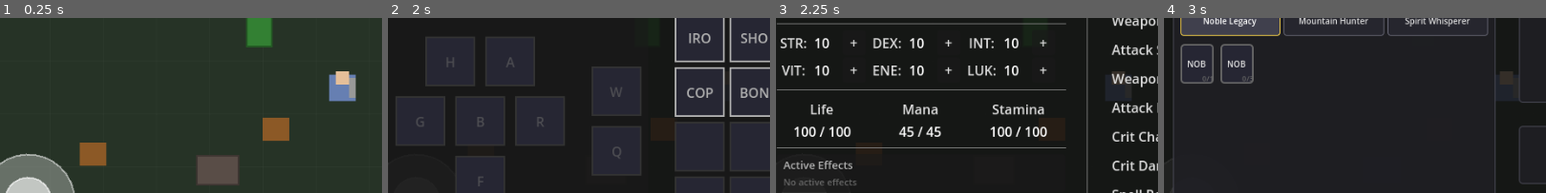
Above: before the commit, frames 1-4 (left to right).
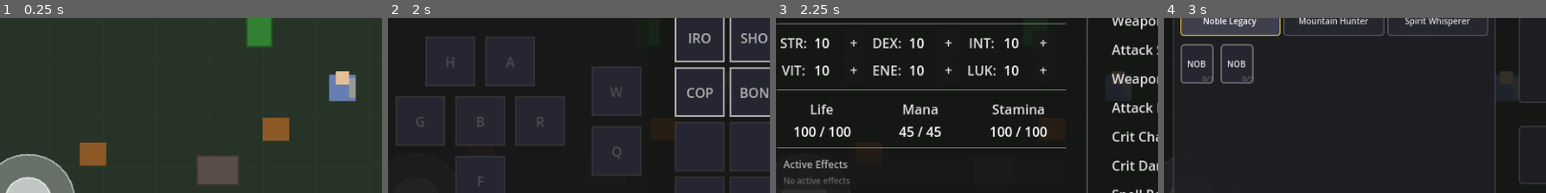
Above: after the commit, the same moments.

Repository: MatousHruska/MobileTestia
Game: Godot game, scene res://scenes/world/test_zone.tscn
Two runs of this game, one before a commit and one after it. Both use one fixed random seed, a clock stepped at 60 frames per second and the inputs below.
Inputs:
- Up to frame 1 (0.25 s): no input
- Up to frame 2 (2 s): click "☰" at 0.5 s; click "Inventory" at 1.25 s
- Up to frame 3 (2.25 s): click "Stats (+10)" at 2 s
- Up to frame 4 (3 s): click "Skills" at 2.75 s
The pictures show only the part of the screen within x 5-55%, y 30-80%; the shares and areas given below are measured in that part.

Frames 1-2 are identical in both runs. In frame 3, 0.9% of the frame differs, in the area x 2-21%, y 80-96%; in frame 4, nothing differs.

Commit message:
Convert Character Menu UI to use global UITheme
- Add new UITheme constants: FONT_SIZE_TITLE, FONT_SIZE_LARGE,
  COLOR_XP_BAR, COLOR_DEBUFF, COLOR_DRAG_HIGHLIGHT
- stats_panel.gd: Use UITheme for level/XP bar, effects section
- inventory_panel.gd: Use UITheme for drag highlight color
- skills_panel.gd: Use UITheme for all fonts, tabs, slot styles
- skill_popup.gd: Use UITheme for font sizes
- item_popup.gd: Use UITheme for font sizes
- stat_popup.gd: Use UITheme for font sizes

All Character Menu elements now respect theme changes from database.

Diff:
--- a/autoloads/ui_theme.gd
+++ b/autoloads/ui_theme.gd
@@ -45,7 +45,13 @@
 	# Text colors
 	"color_gold": "1.0,0.85,0.0,1.0",
 	"color_text_dim": "0.7,0.7,0.7,1.0",
+	# Progress/resource bar colors
+	"color_xp_bar": "0.3,0.6,0.9,1.0",
+	"color_debuff": "0.6,0.1,0.1,0.9",
+	"color_drag_highlight": "0.5,1.0,0.5,1.0",
 	# Font sizes
+	"font_size_title": 18,
+	"font_size_large": 16,
 	"font_size_header": 14,
 	"font_size_label": 12,
 	"font_size_small": 10,
@@ -200,9 +206,24 @@
 var COLOR_TEXT_DIM: Color:
 	get: return get_color("color_text_dim")
 
+var COLOR_XP_BAR: Color:
+	get: return get_color("color_xp_bar")
+
+var COLOR_DEBUFF: Color:
+	get: return get_color("color_debuff")
+
+var COLOR_DRAG_HIGHLIGHT: Color:
+	get: return get_color("color_drag_highlight")
+
 #===============================================================================
 # SIZE PROPERTIES
 #===============================================================================
+
+var FONT_SIZE_TITLE: int:
+	get: return get_int("font_size_title")
+
+var FONT_SIZE_LARGE: int:
+	get: return get_int("font_size_large")
 
 var FONT_SIZE_HEADER: int:
 	get: return get_int("font_size_header")
--- a/scripts/ui/inventory/inventory_panel.gd
+++ b/scripts/ui/inventory/inventory_panel.gd
@@ -649,7 +649,7 @@
 	if item.item_type == ItemData.ItemType.CONSUMABLE:
 		target_slot = ItemData.EquipSlot.QUICK_SLOT
 		# Also highlight Use button for consumables
-		use_button.modulate = Color(0.5, 1.0, 0.5)
+		use_button.modulate = UITheme.COLOR_DRAG_HIGHLIGHT
 	elif item is EquipmentData:
 		var equip: EquipmentData = item as EquipmentData
 		# Ring -> ACCESSORY_1 (finger), Amulet -> ACCESSORY_2 (neck)
--- a/scripts/ui/menu/item_popup.gd
+++ b/scripts/ui/menu/item_popup.gd
@@ -73,16 +73,16 @@
 	name_col.size_flags_horizontal = Control.SIZE_EXPAND_FILL
 
 	_name_label = Label.new()
-	_name_label.add_theme_font_size_override("font_size", 14)
+	_name_label.add_theme_font_size_override("font_size", UITheme.FONT_SIZE_HEADER)
 	name_col.add_child(_name_label)
 
 	_type_label = Label.new()
-	_type_label.add_theme_font_size_override("font_size", 11)
+	_type_label.add_theme_font_size_override("font_size", UITheme.FONT_SIZE_SMALL)
 	_type_label.add_theme_color_override("font_color", UITheme.COLOR_TEXT_DIM)
 	name_col.add_child(_type_label)
 
 	_rarity_label = Label.new()
-	_rarity_label.add_theme_font_size_override("font_size", 11)
+	_rarity_label.add_theme_font_size_override("font_size", UITheme.FONT_SIZE_SMALL)
 	name_col.add_child(_rarity_label)
 
 	return name_col
@@ -97,7 +97,7 @@
 	# Description
 	_description_label = Label.new()
 	_description_label.autowrap_mode = TextServer.AUTOWRAP_WORD_SMART
-	_description_label.add_theme_font_size_override("font_size", 11)
+	_description_label.add_theme_font_size_override("font_size", UITheme.FONT_SIZE_SMALL)
 	_description_label.add_theme_color_override("font_color", UITheme.COLOR_TEXT_DIM)
 	content.add_child(_description_label)
 
@@ -105,7 +105,7 @@
 	_hint_label = Label.new()
 	_hint_label.text = "Drag items to move, equip, or destroy"
 	_hint_label.horizontal_alignment = HORIZONTAL_ALIGNMENT_CENTER
-	_hint_label.add_theme_font_size_override("font_size", 10)
+	_hint_label.add_theme_font_size_override("font_size", UITheme.FONT_SIZE_SMALL)
 	_hint_label.add_theme_color_override("font_color", UITheme.COLOR_LOCKED)
 	content.add_child(_hint_label)
 
@@ -205,7 +205,7 @@
 			continue
 		var stat_label := Label.new()
 		stat_label.text = line
-		stat_label.add_theme_font_size_override("font_size", 11)
+		stat_label.add_theme_font_size_override("font_size", UITheme.FONT_SIZE_SMALL)
 		stat_label.add_theme_color_override("font_color", UITheme.COLOR_LEARNED)
 		_stats_container.add_child(stat_label)
 
@@ -217,7 +217,7 @@
 
 	var effect_label := Label.new()
 	effect_label.text = effect_text
-	effect_label.add_theme_font_size_override("font_size", 11)
+	effect_label.add_theme_font_size_override("font_size", UITheme.FONT_SIZE_SMALL)
 	effect_label.add_theme_color_override("font_color", UITheme.COLOR_LEARNED)
 	effect_label.autowrap_mode = TextServer.AUTOWRAP_WORD_SMART
 	_stats_container.add_child(effect_label)
--- a/scripts/ui/menu/skill_popup.gd
+++ b/scripts/ui/menu/skill_popup.gd
@@ -53,12 +53,12 @@
 	name_col.size_flags_horizontal = Control.SIZE_EXPAND_FILL
 
 	_name_label = Label.new()
-	_name_label.add_theme_font_size_override("font_size", 14)
+	_name_label.add_theme_font_size_override("font_size", UITheme.FONT_SIZE_HEADER)
 	_name_label.autowrap_mode = TextServer.AUTOWRAP_WORD_SMART
 	name_col.add_child(_name_label)
 
 	_rank_label = Label.new()
-	_rank_label.add_theme_font_size_override("font_size", 11)
+	_rank_label.add_theme_font_size_override("font_size", UITheme.FONT_SIZE_SMALL)
 	_rank_label.add_theme_color_override("font_color", UITheme.COLOR_LEARNED)
 	name_col.add_child(_rank_label)
 
@@ -93,7 +93,7 @@
 	_description_label.fit_content = true
 	_description_label.scroll_active = false
 	_description_label.size_flags_horizontal = Control.SIZE_EXPAND_FILL
-	_description_label.add_theme_font_size_override("normal_font_size", 11)
+	_description_label.add_theme_font_size_override("normal_font_size", UITheme.FONT_SIZE_SMALL)
 	_description_label.add_theme_color_override("default_color", UITheme.COLOR_TEXT_DIM)
 	content.add_child(_description_label)
 
--- a/scripts/ui/menu/skills_panel.gd
+++ b/scripts/ui/menu/skills_panel.gd
@@ -306,14 +306,14 @@
 	margin.add_child(hbox)
 
 	_points_label = Label.new()
-	_points_label.add_theme_font_size_override("font_size", 10)
+	_points_label.add_theme_font_size_override("font_size", UITheme.FONT_SIZE_SMALL)
 	_points_label.add_theme_color_override("font_color", UITheme.COLOR_AVAILABLE)
 	_points_label.size_flags_horizontal = Control.SIZE_EXPAND_FILL
 	hbox.add_child(_points_label)
 
 	_points_tree_label = Label.new()
-	_points_tree_label.add_theme_font_size_override("font_size", 10)
-	_points_tree_label.add_theme_color_override("font_color", Color(0.7, 0.7, 0.7))
+	_points_tree_label.add_theme_font_size_override("font_size", UITheme.FONT_SIZE_SMALL)
+	_points_tree_label.add_theme_color_override("font_color", UITheme.COLOR_TEXT_DIM)
 	_points_tree_label.horizontal_alignment = HORIZONTAL_ALIGNMENT_RIGHT
 	hbox.add_child(_points_tree_label)
 
@@ -431,7 +431,7 @@
 	slot.custom_minimum_size = Vector2(slot_size, slot_size)
 	# Prevent HBoxContainer from stretching the button vertically
 	slot.size_flags_vertical = Control.SIZE_SHRINK_CENTER
-	slot.add_theme_font_size_override("font_size", 10)
+	slot.add_theme_font_size_override("font_size", UITheme.FONT_SIZE_SMALL)
 	slot.set_meta("slot_index", index)
 	slot.set_meta("is_main", is_main)
 
@@ -440,10 +440,10 @@
 
 	# Style - square corners
 	var stylebox := StyleBoxFlat.new()
-	stylebox.bg_color = Color(0.2, 0.2, 0.25, 0.8)
-	stylebox.border_color = UITheme.COLOR_HIGHLIGHT if is_main else Color(0.55, 1.0, 0.98, 0.7)
-	stylebox.set_border_width_all(2 if is_main else 1)
-	stylebox.set_corner_radius_all(4)
+	stylebox.bg_color = UITheme.COLOR_BUTTON_BG
+	stylebox.border_color = UITheme.COLOR_HIGHLIGHT
+	stylebox.set_border_width_all(UITheme.BORDER_WIDTH_THICK if is_main else UITheme.BORDER_WIDTH_NORMAL)
+	stylebox.set_corner_radius_all(UITheme.CORNER_RADIUS_NORMAL)
 	slot.add_theme_stylebox_override("normal", stylebox)
 
 	return slot
@@ -498,22 +498,22 @@
 		tab.size_flags_vertical = Control.SIZE_EXPAND_FILL
 		tab.custom_minimum_size = Vector2(0, 36)  # Taller for two-line text
 		tab.clip_text = false
-		tab.add_theme_font_size_override("font_size", 10)
+		tab.add_theme_font_size_override("font_size", UITheme.FONT_SIZE_SMALL)
 		tab.pressed.connect(_on_tree_tab_pressed.bind(tree_data.get("id", "")))
 
 		# Style with outline
 		var style := StyleBoxFlat.new()
-		style.bg_color = Color(0.15, 0.15, 0.18) if not tab.button_pressed else Color(0.25, 0.25, 0.3)
-		style.border_color = Color(0.4, 0.4, 0.45) if not tab.button_pressed else UITheme.COLOR_AVAILABLE
-		style.set_border_width_all(1)
-		style.set_corner_radius_all(3)
+		style.bg_color = UITheme.COLOR_TAB_BG if not tab.button_pressed else UITheme.COLOR_TAB_BG_ACTIVE
+		style.border_color = UITheme.COLOR_TAB_BORDER if not tab.button_pressed else UITheme.COLOR_AVAILABLE
+		style.set_border_width_all(UITheme.BORDER_WIDTH_NORMAL)
+		style.set_corner_radius_all(UITheme.CORNER_RADIUS_SMALL)
 		tab.add_theme_stylebox_override("normal", style)
 
 		var pressed_style := StyleBoxFlat.new()
-		pressed_style.bg_color = Color(0.25, 0.25, 0.3)
+		pressed_style.bg_color = UITheme.COLOR_TAB_BG_ACTIVE
 		pressed_style.border_color = UITheme.COLOR_AVAILABLE
-		pressed_style.set_border_width_all(1)
-		pressed_style.set_corner_radius_all(3)
+		pressed_style.set_border_width_all(UITheme.BORDER_WIDTH_NORMAL)
+		pressed_style.set_corner_radius_all(UITheme.CORNER_RADIUS_SMALL)
 		tab.add_theme_stylebox_override("pressed", pressed_style)
 
 		_tree_tabs.add_child(tab)
@@ -594,7 +594,7 @@
 	points_label.horizontal_alignment = HORIZONTAL_ALIGNMENT_RIGHT
 	points_label.vertical_alignment = VERTICAL_ALIGNMENT_BOTTOM
 	points_label.set_anchors_preset(Control.PRESET_FULL_RECT)
-	points_label.add_theme_font_size_override("font_size", 9)
+	points_label.add_theme_font_size_override("font_size", UITheme.FONT_SIZE_TINY)
 	points_label.set_meta("points_label", true)
 	container.add_child(points_label)
 
@@ -603,7 +603,7 @@
 	name_label.horizontal_alignment = HORIZONTAL_ALIGNMENT_CENTER
 	name_label.vertical_alignment = VERTICAL_ALIGNMENT_CENTER
 	name_label.set_anchors_preset(Control.PRESET_FULL_RECT)
-	name_label.add_theme_font_size_override("font_size", 10)
+	name_label.add_theme_font_size_override("font_size", UITheme.FONT_SIZE_SMALL)
 	name_label.set_meta("name_label", true)
 	container.add_child(name_label)
 
@@ -760,7 +760,7 @@
 	slot.custom_minimum_size = Vector2(cell_size, cell_size)
 	slot.toggle_mode = true
 	slot.text = talent.talent_name.substr(0, 2).to_upper()
-	slot.add_theme_font_size_override("font_size", 12)
+	slot.add_theme_font_size_override("font_size", UITheme.FONT_SIZE_LABEL)
 
 	# Check weapon requirement
 	var weapon_met := _is_weapon_requirement_met(talent)
@@ -1174,15 +1174,15 @@
 	_drag_preview.mouse_filter = Control.MOUSE_FILTER_IGNORE
 
 	var stylebox := StyleBoxFlat.new()
-	stylebox.bg_color = Color(0.3, 0.4, 0.5, 0.9)
+	stylebox.bg_color = UITheme.COLOR_BUTTON_BG_ACTIVE
 	stylebox.border_color = UITheme.COLOR_HIGHLIGHT
-	stylebox.set_border_width_all(2)
-	stylebox.set_corner_radius_all(6)
+	stylebox.set_border_width_all(UITheme.BORDER_WIDTH_THICK)
+	stylebox.set_corner_radius_all(UITheme.CORNER_RADIUS_POPUP)
 	_drag_preview.add_theme_stylebox_override("panel", stylebox)
 
 	var label := Label.new()
 	label.text = talent.talent_name.substr(0, 3).to_upper()
-	label.add_theme_font_size_override("font_size", 14)
+	label.add_theme_font_size_override("font_size", UITheme.FONT_SIZE_HEADER)
 	label.horizontal_alignment = HORIZONTAL_ALIGNMENT_CENTER
 	label.vertical_alignment = VERTICAL_ALIGNMENT_CENTER
 	label.custom_minimum_size = Vector2(48, 48)
--- a/scripts/ui/menu/stat_popup.gd
+++ b/scripts/ui/menu/stat_popup.gd
@@ -54,12 +54,12 @@
 	name_col.size_flags_horizontal = Control.SIZE_EXPAND_FILL
 
 	_title_label = Label.new()
-	_title_label.add_theme_font_size_override("font_size", 16)
+	_title_label.add_theme_font_size_override("font_size", UITheme.FONT_SIZE_LARGE)
 	_title_label.add_theme_color_override("font_color", UITheme.COLOR_AVAILABLE)
 	name_col.add_child(_title_label)
 
 	_value_label = Label.new()
-	_value_label.add_theme_font_size_override("font_size", 13)
+	_value_label.add_theme_font_size_override("font_size", UITheme.FONT_SIZE_LABEL)
 	_value_label.add_theme_color_override("font_color", UITheme.COLOR_SELECTED)
 	name_col.add_child(_value_label)
 
@@ -69,7 +69,7 @@
 func _build_content(content: VBoxContainer) -> void:
 	_description_label = Label.new()
 	_description_label.autowrap_mode = TextServer.AUTOWRAP_WORD_SMART
-	_description_label.add_theme_font_size_override("font_size", 12)
+	_description_label.add_theme_font_size_override("font_size", UITheme.FONT_SIZE_LABEL)
 	_description_label.add_theme_color_override("font_color", UITheme.COLOR_TEXT_DIM)
 	content.add_child(_description_label)
 
--- a/scripts/ui/menu/stats_panel.gd
+++ b/scripts/ui/menu/stats_panel.gd
@@ -221,20 +221,20 @@
 
 	var level_label := Label.new()
 	level_label.name = "LevelLabel"
-	level_label.add_theme_font_size_override("font_size", 18)
+	level_label.add_theme_font_size_override("font_size", UITheme.FONT_SIZE_TITLE)
 	level_label.text = "Level 1"
 	level_row.add_child(level_label)
 
 	var points_label := Label.new()
 	points_label.name = "PointsLabel"
-	points_label.add_theme_font_size_override("font_size", 14)
+	points_label.add_theme_font_size_override("font_size", UITheme.FONT_SIZE_HEADER)
 	points_label.text = "Attr: 0"
 	points_label.modulate = UITheme.COLOR_AVAILABLE
 	level_row.add_child(points_label)
 
 	var skill_points_label := Label.new()
 	skill_points_label.name = "SkillPointsLabel"
-	skill_points_label.add_theme_font_size_override("font_size", 14)
+	skill_points_label.add_theme_font_size_override("font_size", UITheme.FONT_SIZE_HEADER)
 	skill_points_label.text = "Skill: 0"
 	skill_points_label.modulate = UITheme.COLOR_HIGHLIGHT
 	level_row.add_child(skill_points_label)
@@ -256,7 +256,7 @@
 	xp_bar.add_theme_stylebox_override("background", bg_style)
 
 	var fill_style := StyleBoxFlat.new()
-	fill_style.bg_color = Color(0.3, 0.6, 0.9)
+	fill_style.bg_color = UITheme.COLOR_XP_BAR
 	xp_bar.add_theme_stylebox_override("fill", fill_style)
 
 	container.add_child(xp_bar)
@@ -428,19 +428,19 @@
 	# Title row (hidden when effects are active)
 	_effects_title_label = Label.new()
 	_effects_title_label.text = "Active Effects"
-	_effects_title_label.add_theme_font_size_override("font_size", 13)
+	_effects_title_label.add_theme_font_size_override("font_size", UITheme.FONT_SIZE_LABEL)
 	_effects_title_label.modulate = UITheme.COLOR_TEXT_DIM
 	vbox.add_child(_effects_title_label)
 
 	# Effects icons container (horizontal row)
 	_effects_container = HBoxContainer.new()
-	_effects_container.add_theme_constant_override("separation", 6)
+	_effects_container.add_theme_constant_override("separation", UITheme.SEPARATION_SMALL)
 	vbox.add_child(_effects_container)
 
 	# "No active effects" placeholder label
 	_no_effects_label = Label.new()
 	_no_effects_label.text = "No active effects"
-	_no_effects_label.add_theme_font_size_override("font_size", 11)
+	_no_effects_label.add_theme_font_size_override("font_size", UITheme.FONT_SIZE_SMALL)
 	_no_effects_label.modulate = UITheme.COLOR_LOCKED
 	_effects_container.add_child(_no_effects_label)
 
@@ -465,7 +465,7 @@
 	var is_debuff: bool = effect_data.get("is_debuff", true)
 	var background := ColorRect.new()
 	background.set_anchors_preset(Control.PRESET_FULL_RECT)
-	background.color = Color(0.6, 0.1, 0.1, 0.9) if is_debuff else UITheme.COLOR_LEARNED
+	background.color = UITheme.COLOR_DEBUFF if is_debuff else UITheme.COLOR_LEARNED
 	background.mouse_filter = Control.MOUSE_FILTER_IGNORE
 	icon_container.add_child(background)
 
@@ -517,9 +517,9 @@
 	timer_label.offset_top = -4  # Adjust for duration bar
 	timer_label.horizontal_alignment = HORIZONTAL_ALIGNMENT_CENTER
 	timer_label.vertical_alignment = VERTICAL_ALIGNMENT_CENTER
-	timer_label.add_theme_font_size_override("font_size", 11)
-	timer_label.add_theme_color_override("font_color", Color.WHITE)
-	timer_label.add_theme_color_override("font_shadow_color", Color(0, 0, 0, 1.0))
+	timer_label.add_theme_font_size_override("font_size", UITheme.FONT_SIZE_SMALL)
+	timer_label.add_theme_color_override("font_color", UITheme.COLOR_SELECTED)
+	timer_label.add_theme_color_override("font_shadow_color", UITheme.COLOR_PANEL_DARK_BG)
 	timer_label.add_theme_constant_override("shadow_offset_x", 1)
 	timer_label.add_theme_constant_override("shadow_offset_y", 1)
 	timer_label.mouse_filter = Control.MOUSE_FILTER_IGNORE
